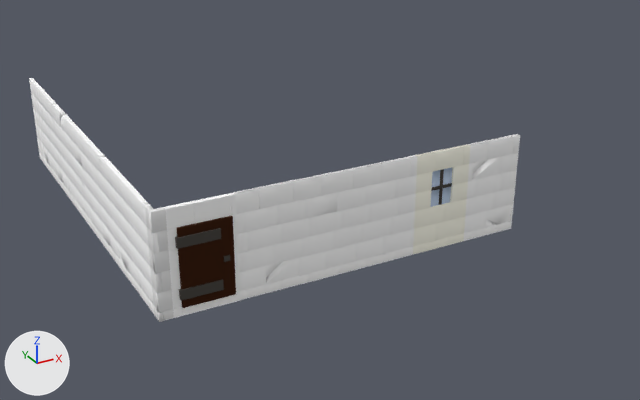
An edit to the Blender file ABaseGame/assets/Models/buildings/Stadt 1/Mauer_Stücke_1/Alle Stücke/Alle Stücke .blend, drawn before and after from the same camera.
Rendered twice from a 50 mm camera at (-9.6, -31.0, 19.4) aimed at (12.4, 8.9, -0.6). The axes (+X, +Y, +Z) are drawn at lower left. The lights are the same throughout.

Before the edit, the objects in view are built like this:
```python
ob_mauer_eckpfosten_1_1 = bpy.data.objects.new('Mauer_Eckpfosten_1.1', me_mauer_eckpfosten_1_1)
ob_mauer_eckpfosten_1_1.location = (0.0, 0.0, 2.3)
ob_mauer_stueck_1_010 = bpy.data.objects.new('Mauer_Stueck_1.010', me_mauer_stueck_1_3)
ob_mauer_stueck_1_010.location = (0.0, 20.0, 0.0)
ob_mauer_stueck_1_010.rotation_euler = (0.0, 0.0, -1.571)  # degrees (0, 0, -90)
ob_mauer_stueck_1_011 = bpy.data.objects.new('Mauer_Stueck_1.011', me_mauer_stueck_1_011)
ob_mauer_stueck_1_011.location = (0.0, 8.0, 0.0)
ob_mauer_stueck_1_011.rotation_euler = (0.0, 0.0, -1.571)  # degrees (0, 0, -90)
ob_mauer_stueck_1_015 = bpy.data.objects.new('Mauer_Stueck_1.015', me_mauer_stueck_1_015)
ob_mauer_stueck_1_015.location = (5.0, 0.0, 0.0)
ob_mauer_stueck_1_1 = bpy.data.objects.new('Mauer_Stueck_1.1', me_mauer_stueck_1_1)
ob_mauer_stueck_1_1.location = (11.0, 0.0, 0.0)
ob_mauer_stueck_1_2 = bpy.data.objects.new('Mauer_Stueck_1.2', me_mauer_stueck_1_2)
ob_mauer_stueck_1_2.location = (8.0, 0.0, 0.0)
ob_mauer_stueck_1_3 = bpy.data.objects.new('Mauer_Stueck_1.3', me_mauer_stueck_1_3)
ob_mauer_stueck_1_3.location = (0.0, 5.0, 0.0)
ob_mauer_stueck_1_3.rotation_euler = (0.0, 0.0, -1.571)  # degrees (0, 0, -90)
ob_mauer_stueck_fenster_1_1 = bpy.data.objects.new('Mauer_Stueck_Fenster_1.1', me_mauer_stueck_fenster_1_1)
ob_mauer_stueck_fenster_1_1.location = (14.0, 0.0, 0.0)
ob_mauer_stück_tür_1_000 = bpy.data.objects.new('Mauer-Stück_Tür_1.000', me_mauer_stück_tür_1_000)
ob_mauer_stück_tür_1_000.location = (2.0, 0.0, 0.0)
# also in view: 'Mauer_Stueck_1.4' at (0.0, 2.0, 2.5); 'Mauer_Stueck_1.8' at (17.0, 0.0, 2.5); 'Mauer_Stueck_1.7' at (0.0, 11.0, 2.5); 'Tuer_1.1' at (2.1, -0.1, 2.3); 'Mauer_Stueck_1.9' at (0.0, 17.0, 2.5)
```
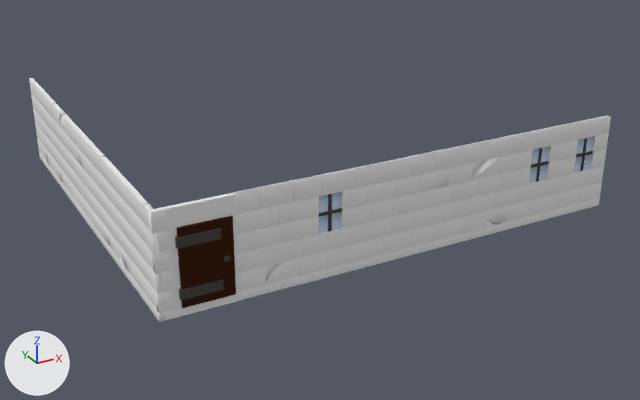
The change, as a list of edits to the scene's bpy script:
```text
Change me_mauer_stueck_1_3:
    where me_mauer_stueck_1_3.from_pydata(...)  # 223 vertices, 154 faces, 1 loose edge; spans x -1.5..1.5, y -0.12..0.1, z 0.0..5.0
    remove me_mauer_stueck_1_3.materials.append(mat_stone_004)  # white #ffffff
    add me_mauer_stueck_1_3.materials.append(mat_stone)  # white #e7e7e7
Change me_mauer_stueck_1_015:
    where me_mauer_stueck_1_015.from_pydata(...)  # 229 vertices, 157 faces, 3 loose edges; spans x -1.5..1.5, y -0.12..0.1, z 0.01..5.01
    remove me_mauer_stueck_1_015.materials.append(mat_stone_007)  # white #ffffff
    add me_mauer_stueck_1_015.materials.append(mat_stone)  # white #e7e7e7
Change me_mauer_stueck_1_011:
    where me_mauer_stueck_1_011.from_pydata(...)  # 221 vertices, 153 faces; spans x -1.5..1.5, y -0.12..0.1, z 0.0..5.0
    remove me_mauer_stueck_1_011.materials.append(mat_stone_011)  # white #ffffff
    add me_mauer_stueck_1_011.materials.append(mat_stone)  # white #e7e7e7
Change me_mauer_stück_tür_1_000:
    where me_mauer_stück_tür_1_000.from_pydata(...)  # 167 vertices, 107 faces; spans x -1.5..1.5, y -0.12..0.1, z 0.0..5.0
    remove me_mauer_stück_tür_1_000.materials.append(mat_stone_006)  # white #ffffff
    add me_mauer_stück_tür_1_000.materials.append(mat_stone)  # white #e7e7e7
Change me_mauer_stueck_1_1:
    where me_mauer_stueck_1_1.from_pydata(...)  # 195 vertices, 141 faces; spans x -1.5..1.5, y -0.12..0.1, z 0.0..5.0
    remove me_mauer_stueck_1_1.materials.append(mat_stone_001)  # white #ffffff
    add me_mauer_stueck_1_1.materials.append(mat_stone)  # white #e7e7e7
Change me_mauer_stueck_1_2:
    where me_mauer_stueck_1_2.from_pydata(...)  # 209 vertices, 147 faces; spans x -1.5..1.5, y -0.12..0.1, z 0.0..5.0
    remove me_mauer_stueck_1_2.materials.append(mat_stone_002)  # white #ffffff
    add me_mauer_stueck_1_2.materials.append(mat_stone)  # white #e7e7e7
Change me_mauer_stueck_1_4:
    where me_mauer_stueck_1_4.from_pydata(...)  # 211 vertices, 148 faces; spans x -1.5..1.5, y -0.12..0.1, z 0.0..5.0
    remove me_mauer_stueck_1_4.materials.append(mat_stone_003)  # white #ffffff
    add me_mauer_stueck_1_4.materials.append(mat_stone)  # white #e7e7e7
Change me_mauer_stueck_fenster_1_1:
    where me_mauer_stueck_fenster_1_1.from_pydata(...)  # 222 vertices, 171 faces; spans x -1.5..1.5, y -0.12..0.1, z 0.0..5.0
    me_mauer_stueck_fenster_1_1 part 1: all 137 faces that had it switch from mat_stone_005 (white #fffeef) to mat_stone (white #e7e7e7)
Change me_mauer_stueck_1_6:
    where me_mauer_stueck_1_6.from_pydata(...)  # 233 vertices, 156 faces; spans x -1.5..1.5, y -0.12..0.1, z 0.0..5.0
    remove me_mauer_stueck_1_6.materials.append(mat_stone_008)  # white #ffffff
    add me_mauer_stueck_1_6.materials.append(mat_stone)  # white #e7e7e7
Change me_mauer_stueck_1_7:
    where me_mauer_stueck_1_7.from_pydata(...)  # 219 vertices, 151 faces; spans x -1.5..1.5, y -0.12..0.1, z 0.0..5.0
    remove me_mauer_stueck_1_7.materials.append(mat_stone_009)  # white #ffffff
    add me_mauer_stueck_1_7.materials.append(mat_stone)  # white #e7e7e7
Change me_mauer_stueck_1_8:
    where me_mauer_stueck_1_8.from_pydata(...)  # 253 vertices, 167 faces, 1 loose edge; spans x -1.5..1.5, y -0.12..0.1, z 0.0..5.0
    remove me_mauer_stueck_1_8.materials.append(mat_stone_010)  # white #ffffff
    add me_mauer_stueck_1_8.materials.append(mat_stone)  # white #e7e7e7
Change me_mauer_stueck_1_9:
    where me_mauer_stueck_1_9.from_pydata(...)  # 221 vertices, 153 faces; spans x -1.5..1.5, y -0.12..0.1, z 0.0..5.0
    remove me_mauer_stueck_1_9.materials.append(mat_stone_011)  # white #ffffff
    add me_mauer_stueck_1_9.materials.append(mat_stone)  # white #e7e7e7
Add ob_mauer_stueck_fenster_1_000:
    ob_mauer_stueck_fenster_1_000 = bpy.data.objects.new('Mauer_Stueck_Fenster_1.000', me_mauer_stueck_fenster_1_1)  # modifiers ARRAY
    ob_mauer_stueck_fenster_1_000.location = (20.0, 0.0, 0.0)
Add ob_mauer_stueck_fenster_1_002:
    ob_mauer_stueck_fenster_1_002 = bpy.data.objects.new('Mauer_Stueck_Fenster_1.002', me_mauer_stueck_fenster_1_1)  # modifiers ARRAY
    ob_mauer_stueck_fenster_1_002.location = (23.0, 0.0, 0.0)
```

Location of each change, (x1, y1, x2, y2) in pixels of the pictures (640 x 400 px):
'Mauer_Stueck_1.2', recoloured: (299, 144, 470, 284) in both
'Mauer_Stueck_1.015', recoloured: (233, 179, 301, 300) in both
'Mauer_Stueck_1.1', recoloured: (359, 155, 417, 269) in both
'Mauer_Stueck_1.8', recoloured: (464, 134, 520, 241) in both
'Mauer_Stueck_Fenster_1.000', added: after (510, 124, 567, 229)
'Mauer_Stueck_Fenster_1.002', added: after (556, 115, 611, 217)
'Mauer-Stück_Tür_1.000', recoloured: (164, 193, 240, 318) in both
'Mauer_Stueck_1.4', recoloured: (122, 180, 154, 314) in both
'Mauer_Stueck_1.3', recoloured: (102, 158, 132, 283) in both
'Mauer_Stueck_1.011', recoloured: (84, 138, 112, 256) in both
'Mauer_Stueck_1.7', recoloured: (68, 121, 95, 233) in both
'Mauer_Stueck_1.6', recoloured: (54, 105, 79, 211) in both
'Mauer_Stueck_1.9', recoloured: (41, 91, 65, 192) in both
'Mauer_Stueck_1.010', recoloured: (29, 78, 52, 174) in both
part 1 of me_mauer_stueck_fenster_1_1, recoloured: before (413, 144, 470, 255); after (299, 115, 611, 284)
